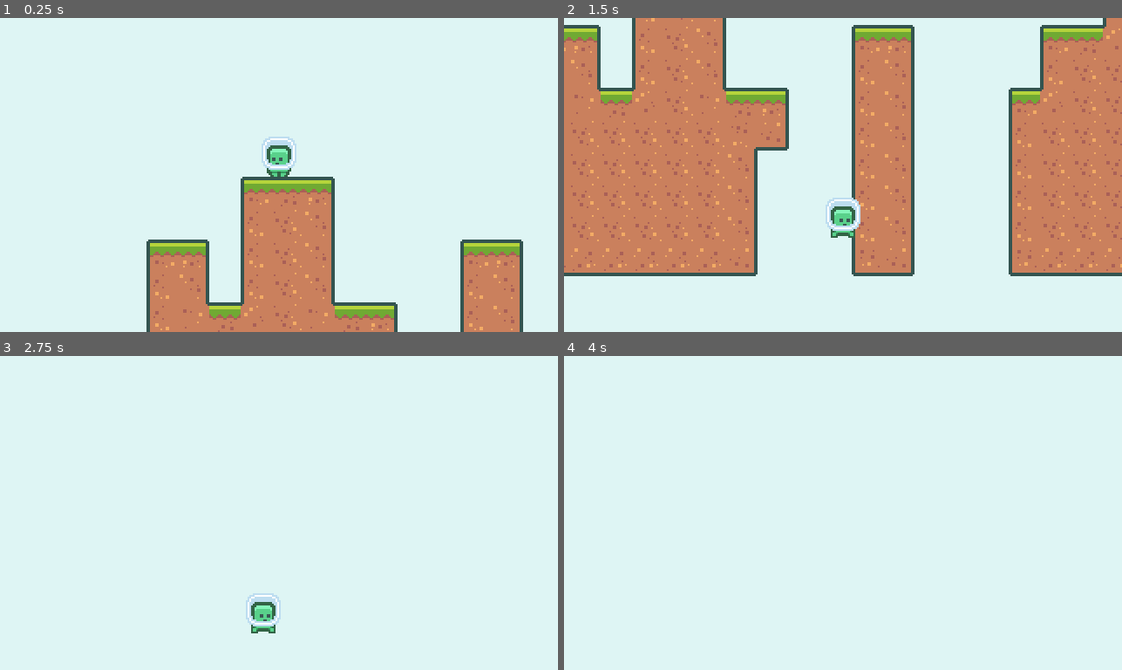
Above: before the commit, frames 1-4 (two rows, left to right).
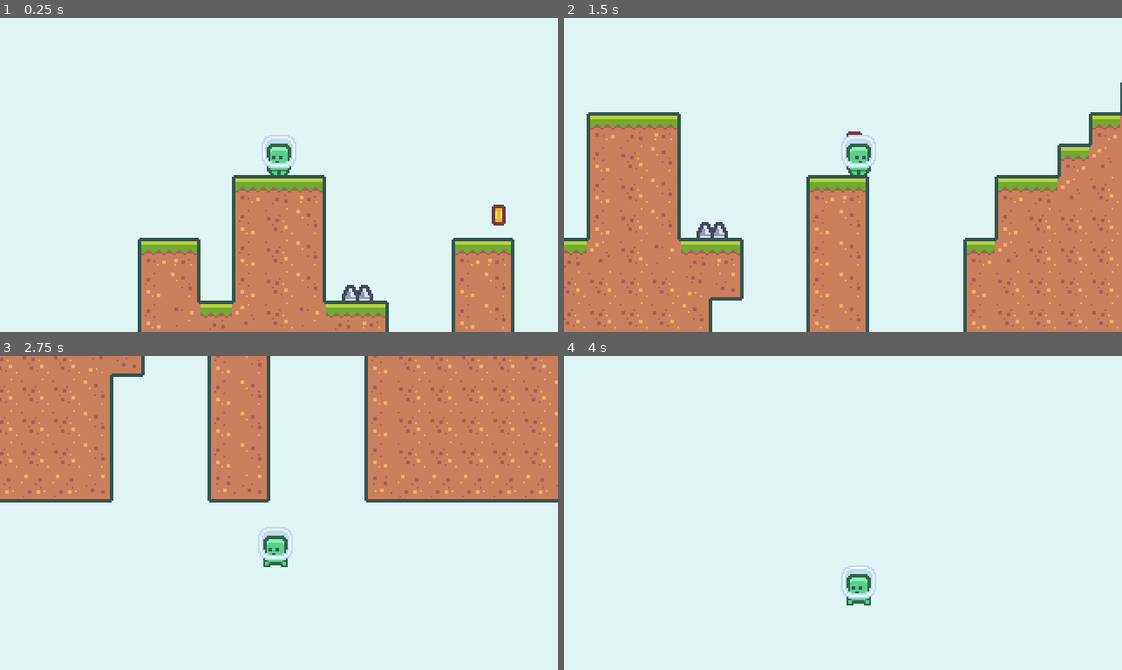
Above: after the commit, the same moments.

Repository: gerep/platform2d
Game: Godot game, scene res://scenes/Main.tscn
Same seed, same stepped clock (60 frames per second), same inputs: the game is played once before the commit and once after it.
Inputs:
- Up to frame 1 (0.25 s): no input
- Up to frame 2 (1.5 s): hold D (move_right) from 0.53 s (still down); tap W (jump) at 0.77 s
- Up to frame 3 (2.75 s): tap W (jump) at 1.52 s; release D (move_right) at 2.03 s; hold A (move_left) from 2.03 s (still down)
- Up to frame 4 (4 s): release A (move_left) at 2.78 s; hold D (move_right) from 2.78 s (still down); tap W (jump) at 3.02, 3.77 s

The runs differ from the first frame. In frame 1, 7.5% of the frame differs, in the area x 24-94%, y 37-100%; in frame 2, 54%, in the area x 0-100%, y 0-100%; in frame 3, 33%; in frame 4, 0.7%.

Commit message:
add coins and spikes

Diff:
--- a/project.godot
+++ b/project.godot
@@ -66,6 +66,11 @@
  ]
 }
 
+[layer_names]
+
+2d_physics/layer_19="HAZARD"
+2d_physics/layer_20="PICKUP"
+
 [physics]
 
 common/enable_pause_aware_picking=true
--- /dev/null
+++ b/scenes/Coin.gd
@@ -0,0 +1,9 @@
+extends Node2D
+
+func _on_Area2D_area_entered(_area):
+	$AnimationPlayer.play("pickup")
+	call_deferred("disable_pickup")
+	# The queue_free call is made by the AnimationPlayer.
+
+func disable_pickup():
+	$Area2D/CollisionShape2D.disabled = true
--- /dev/null
+++ b/scenes/Coin.tscn
@@ -0,0 +1,95 @@
+[gd_scene load_steps=8 format=2]
+
+[ext_resource path="res://assets/coin/tile_0152.png" type="Texture" id=1]
+[ext_resource path="res://assets/coin/tile_0151.png" type="Texture" id=2]
+[ext_resource path="res://scenes/Coin.gd" type="Script" id=3]
+
+[sub_resource type="Animation" id=3]
+resource_name = "idle"
+loop = true
+tracks/0/type = "value"
+tracks/0/path = NodePath("AnimatedSprite:position")
+tracks/0/interp = 2
+tracks/0/loop_wrap = true
+tracks/0/imported = false
+tracks/0/enabled = true
+tracks/0/keys = {
+"times": PoolRealArray( 0, 0.5 ),
+"transitions": PoolRealArray( 1, 1 ),
+"update": 0,
+"values": [ Vector2( 0, 0 ), Vector2( 0, -8 ) ]
+}
+
+[sub_resource type="Animation" id=4]
+resource_name = "pickup"
+length = 0.4
+tracks/0/type = "value"
+tracks/0/path = NodePath("AnimatedSprite:position")
+tracks/0/interp = 1
+tracks/0/loop_wrap = true
+tracks/0/imported = false
+tracks/0/enabled = true
+tracks/0/keys = {
+"times": PoolRealArray( 0, 0.2, 0.4 ),
+"transitions": PoolRealArray( 1, 1, 1 ),
+"update": 0,
+"values": [ Vector2( 0, 0 ), Vector2( 0, -12 ), Vector2( 0, -20 ) ]
+}
+tracks/1/type = "value"
+tracks/1/path = NodePath("AnimatedSprite:scale")
+tracks/1/interp = 2
+tracks/1/loop_wrap = true
+tracks/1/imported = false
+tracks/1/enabled = true
+tracks/1/keys = {
+"times": PoolRealArray( 0, 0.2, 0.4 ),
+"transitions": PoolRealArray( 1, 1, 1 ),
+"update": 0,
+"values": [ Vector2( 1, 1 ), Vector2( 1, 1 ), Vector2( 0, 0 ) ]
+}
+tracks/2/type = "method"
+tracks/2/path = NodePath(".")
+tracks/2/interp = 1
+tracks/2/loop_wrap = true
+tracks/2/imported = false
+tracks/2/enabled = true
+tracks/2/keys = {
+"times": PoolRealArray( 0.4 ),
+"transitions": PoolRealArray( 1 ),
+"values": [ {
+"args": [  ],
+"method": "queue_free"
+} ]
+}
+
+[sub_resource type="CircleShape2D" id=2]
+radius = 8.06226
+
+[sub_resource type="SpriteFrames" id=1]
+animations = [ {
+"frames": [ ExtResource( 2 ), ExtResource( 1 ) ],
+"loop": true,
+"name": "default",
+"speed": 5.0
+} ]
+
+[node name="Coin" type="Node2D"]
+script = ExtResource( 3 )
+
+[node name="AnimationPlayer" type="AnimationPlayer" parent="."]
+autoplay = "idle"
+anims/idle = SubResource( 3 )
+anims/pickup = SubResource( 4 )
+
+[node name="Area2D" type="Area2D" parent="."]
+collision_layer = 524288
+collision_mask = 524288
+
+[node name="CollisionShape2D" type="CollisionShape2D" parent="Area2D"]
+shape = SubResource( 2 )
+
+[node name="AnimatedSprite" type="AnimatedSprite" parent="."]
+frames = SubResource( 1 )
+playing = true
+
+[connection signal="area_entered" from="Area2D" to="." method="_on_Area2D_area_entered"]
--- a/scenes/Main.tscn
+++ b/scenes/Main.tscn
@@ -1,7 +1,9 @@
-[gd_scene load_steps=3 format=2]
+[gd_scene load_steps=5 format=2]
 
 [ext_resource path="res://resources/tileset.tres" type="TileSet" id=1]
 [ext_resource path="res://scenes/Player.tscn" type="PackedScene" id=2]
+[ext_resource path="res://scenes/Coin.tscn" type="PackedScene" id=3]
+[ext_resource path="res://scenes/Spike.tscn" type="PackedScene" id=4]
 
 [node name="Main" type="Node2D"]
 
@@ -11,5 +13,14 @@
 format = 1
 tile_data = PoolIntArray( -262133, 0, 0, -262132, 0, 2, -131078, 0, 0, -131077, 0, 1, -131076, 0, 2, -196598, 0, 0, -19 …(2295 unchanged characters)…
 
+[node name="Coin" parent="." instance=ExtResource( 3 )]
+position = Vector2( 45, -27 )
+
+[node name="Coin2" parent="." instance=ExtResource( 3 )]
+position = Vector2( 207, -81 )
+
+[node name="Spike" parent="." instance=ExtResource( 4 )]
+position = Vector2( -36, 18 )
+
 [node name="Player" parent="." instance=ExtResource( 2 )]
-position = Vector2( -86, -62 )
+position = Vector2( -81, -54 )
--- a/scenes/Player.gd
+++ b/scenes/Player.gd
@@ -1,4 +1,6 @@
 extends KinematicBody2D
+
+signal die
 
 var gravity = 1000
 var velocity = Vector2.ZERO
@@ -64,3 +66,6 @@
 		$AnimatedSprite.play("run")
 	else:
 		$AnimatedSprite.play("idle")
+
+func _on_HazardArea_area_entered(area):
+	emit_signal("die")
--- a/scenes/Player.tscn
+++ b/scenes/Player.tscn
@@ -1,9 +1,15 @@
-[gd_scene load_steps=7 format=2]
+[gd_scene load_steps=9 format=2]
 
 [ext_resource path="res://scenes/Player.gd" type="Script" id=1]
 [ext_resource path="res://assets/player/character_0000.png" type="Texture" id=2]
 [ext_resource path="res://assets/player/character_0001.png" type="Texture" id=3]
 [ext_resource path="res://scenes/PlayerCamera.gd" type="Script" id=4]
+
+[sub_resource type="CircleShape2D" id=3]
+radius = 16.0
+
+[sub_resource type="RectangleShape2D" id=4]
+extents = Vector2( 4, 3.5 )
 
 [sub_resource type="SpriteFrames" id=2]
 animations = [ {
@@ -33,6 +39,22 @@
 wait_time = 0.15
 one_shot = true
 
+[node name="PickupArea" type="Area2D" parent="."]
+collision_layer = 524288
+collision_mask = 524288
+
+[node name="CollisionShape2D" type="CollisionShape2D" parent="PickupArea"]
+position = Vector2( 0, -9 )
+shape = SubResource( 3 )
+
+[node name="HazardArea" type="Area2D" parent="."]
+collision_layer = 262144
+collision_mask = 262144
+
+[node name="CollisionShape2D" type="CollisionShape2D" parent="HazardArea"]
+position = Vector2( 0, -3.5 )
+shape = SubResource( 4 )
+
 [node name="AnimatedSprite" type="AnimatedSprite" parent="."]
 position = Vector2( 0, -12 )
 frames = SubResource( 2 )
@@ -48,3 +70,5 @@
 smoothing_speed = 15.0
 script = ExtResource( 4 )
 background_color = Color( 0.87451, 0.964706, 0.960784, 1 )
+
+[connection signal="area_entered" from="HazardArea" to="." method="_on_HazardArea_area_entered"]
--- /dev/null
+++ b/scenes/Spike.tscn
@@ -0,0 +1,20 @@
+[gd_scene load_steps=3 format=2]
+
+[ext_resource path="res://assets/spikes/tile_0068.png" type="Texture" id=1]
+
+[sub_resource type="RectangleShape2D" id=1]
+extents = Vector2( 7, 3 )
+
+[node name="Spike" type="Node2D"]
+
+[node name="Sprite" type="Sprite" parent="."]
+position = Vector2( 0, -9 )
+texture = ExtResource( 1 )
+
+[node name="Area2D" type="Area2D" parent="."]
+collision_layer = 262144
+collision_mask = 262144
+
+[node name="CollisionShape2D" type="CollisionShape2D" parent="Area2D"]
+position = Vector2( 0, -3 )
+shape = SubResource( 1 )
Binary file added: assets/coin/tile_0151.png
Not shown, added: assets/coin/tile_0151.png.import
Binary file added: assets/coin/tile_0152.png
Not shown, added: assets/coin/tile_0152.png.import
Binary file added: assets/spikes/tile_0068.png
